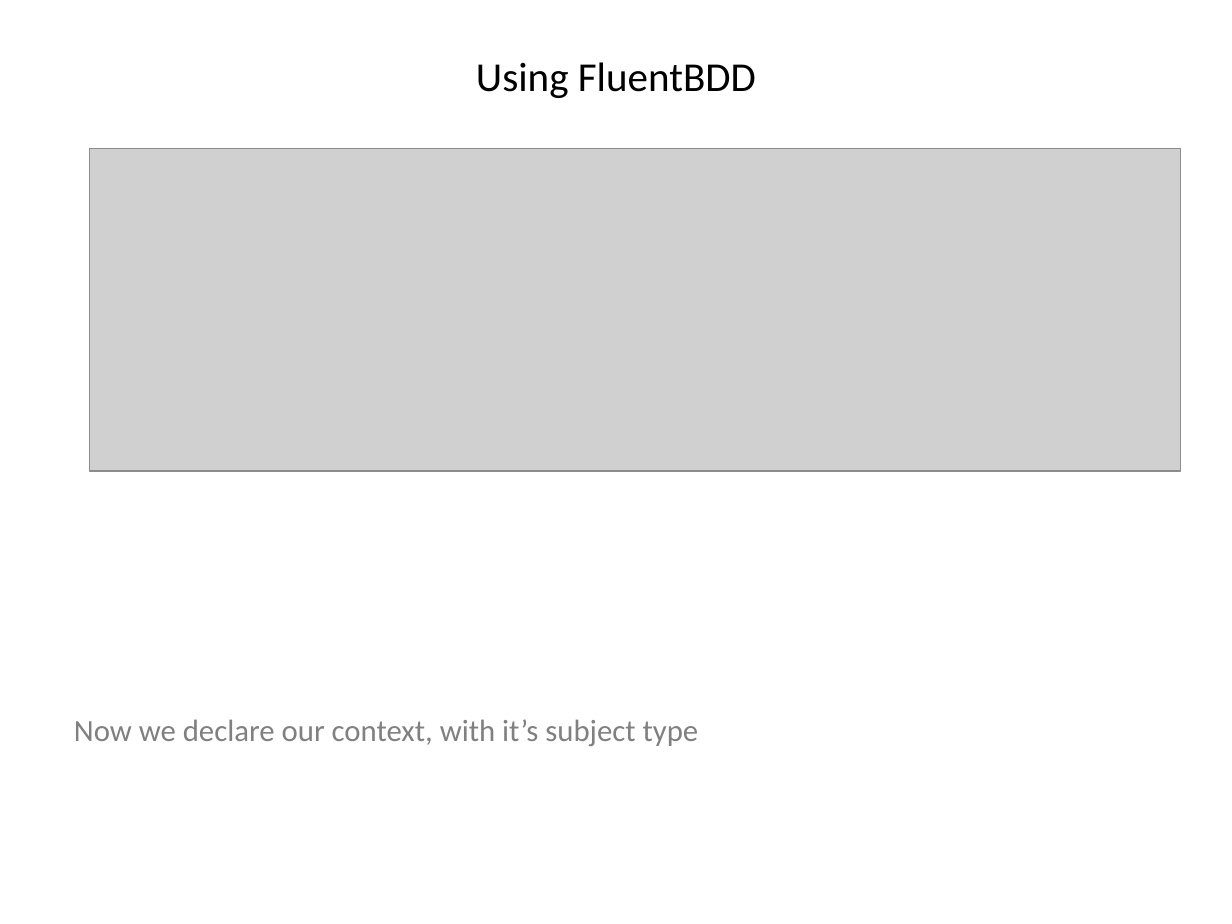
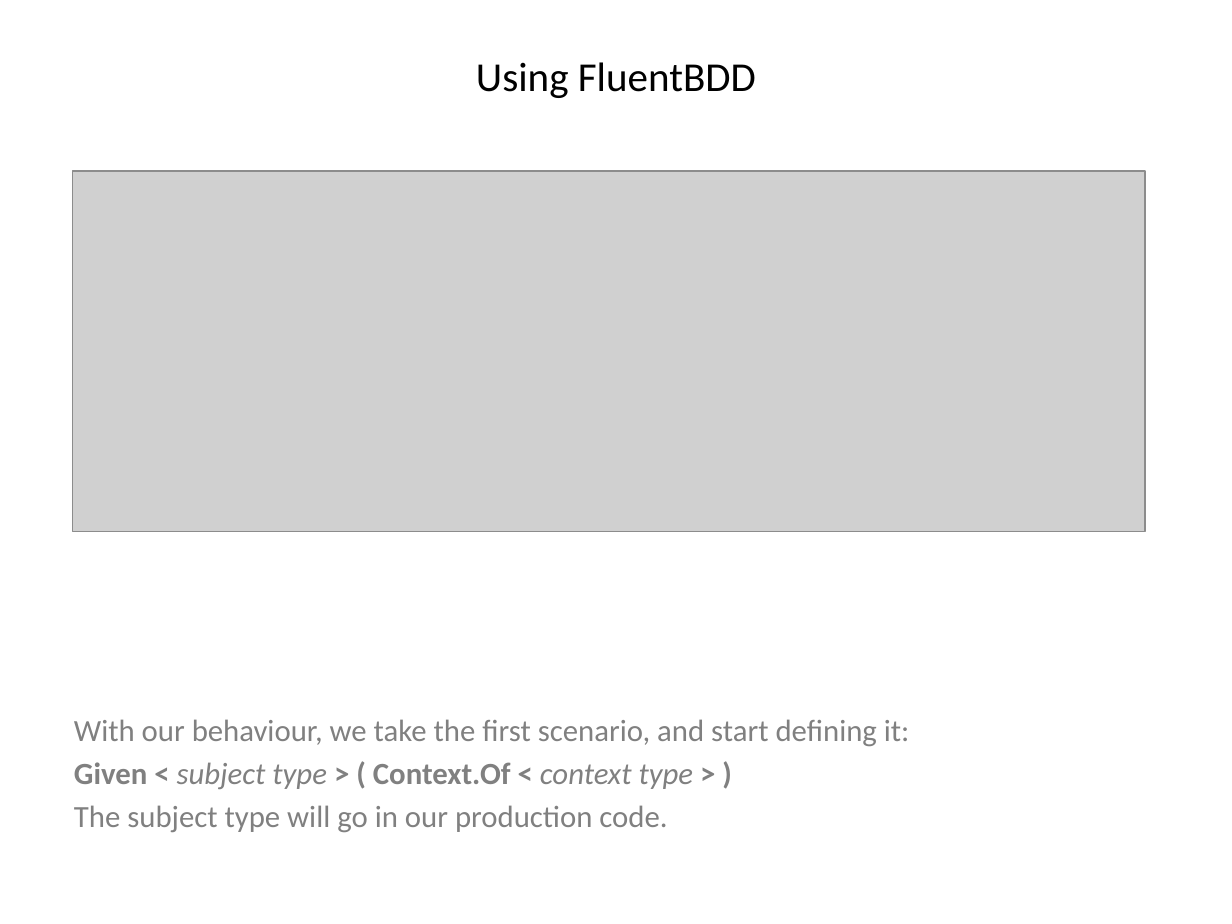
Before and after one commit to i-e-b/FluentBdd, a slide deck: slide 43 of FluentBDD/Fluent BDD.pptx (slide 34 before the commit). Drawn at 1232x924 pixels with LibreOffice and Linux fonts; fonts in the diff are those of the drawing; grey boxes stand for pictures. Boxes give left, top, right and bottom in pixels: in the first picture for what was removed or moved away, otherwise in the second. Text is boxed around its words. In the diff, an @@ line names an element or a change of style, - is before the commit and + after.

Commit message:
Outside-in tests (renamed Feature to Behaviour); Renaming 'With' to 'Given to better match normal BDD language; Split template/concrete concept, moving toward the idea of general proofs. Updated powerpoint slides.

```diff
--- a/FluentBDD/Fluent BDD.pptx
+++ b/FluentBDD/Fluent BDD.pptx
@@ picture: place and size @@
-picture at (89,149,1180,472)
+picture at (73,171,1145,531)
@@ text at (74,719,910,832): text changed @@
-Now we declare our context, with it’s subject type
+With our behaviour, we take the first scenario, and start defining it:
+Given < subject type > ( Context.Of < context type > )
+The subject type will go in our production code.
```
Also in this commit, not shown: 69 other slides changed, 9 slides added, 16 slides removed, 25 other files.
